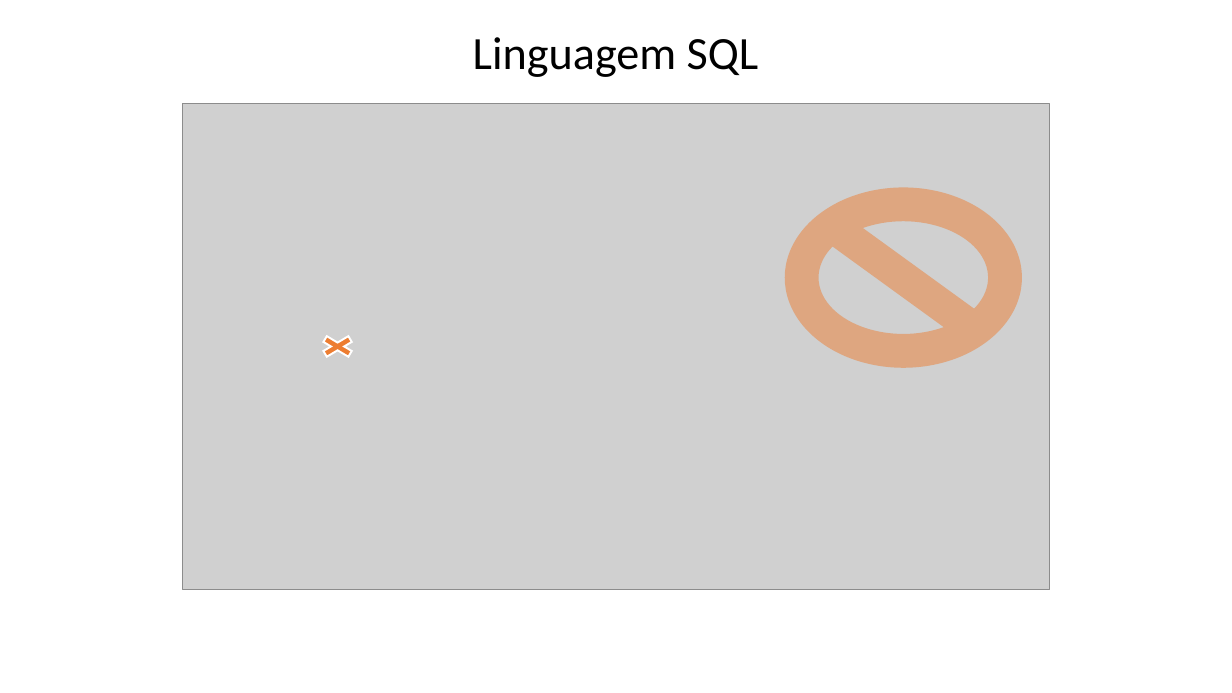
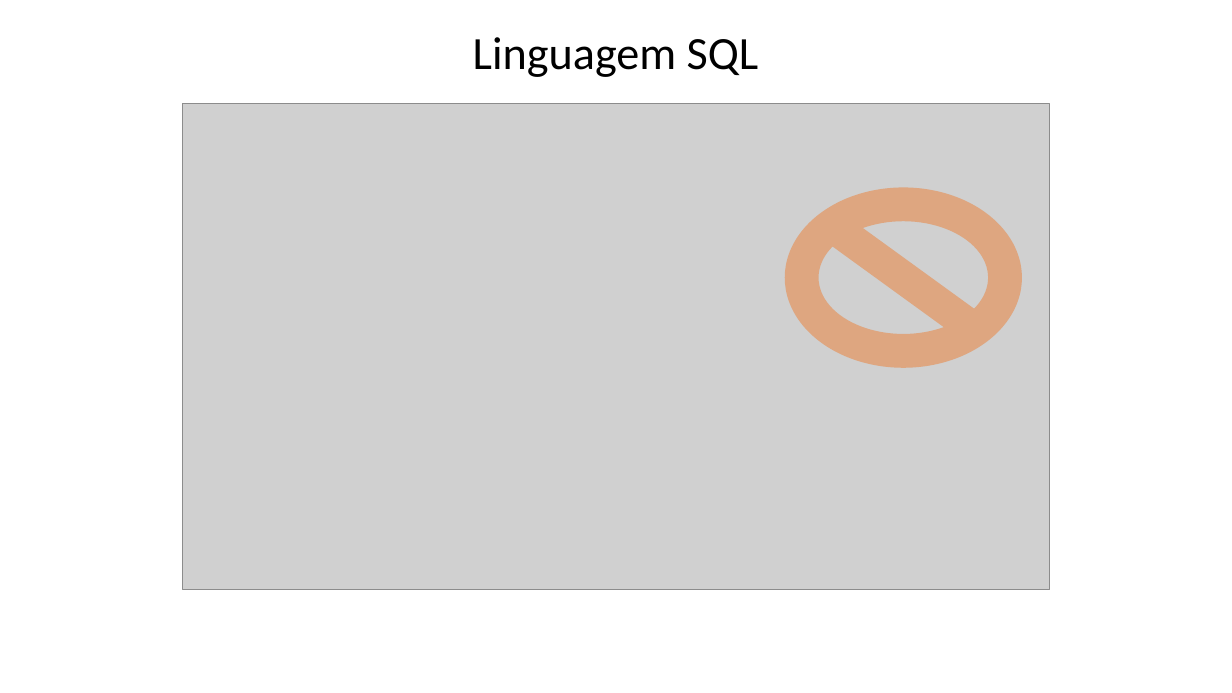
Before and after one commit to Felipe-Tagawa/C07-Monitoria, a slide deck: slide 2 of Aula 3/ComandosBásicos.pptx. Drawn at 1232x693 pixels with LibreOffice and Linux fonts; fonts in the diff are those of the drawing; grey boxes stand for pictures; background and template pictures are left out. Boxes give left, top, right and bottom in pixels: in the first picture for what was removed or moved away, otherwise in the second. Text is boxed around its words. In the diff, an @@ line names an element or a change of style, - is before the commit and + after.

```diff
--- a/Aula 3/ComandosBásicos.pptx
+++ b/Aula 3/ComandosBásicos.pptx
@@ cross removed at [313,333,361,361] @@
```
Also in this commit, not shown: 9 other files.
